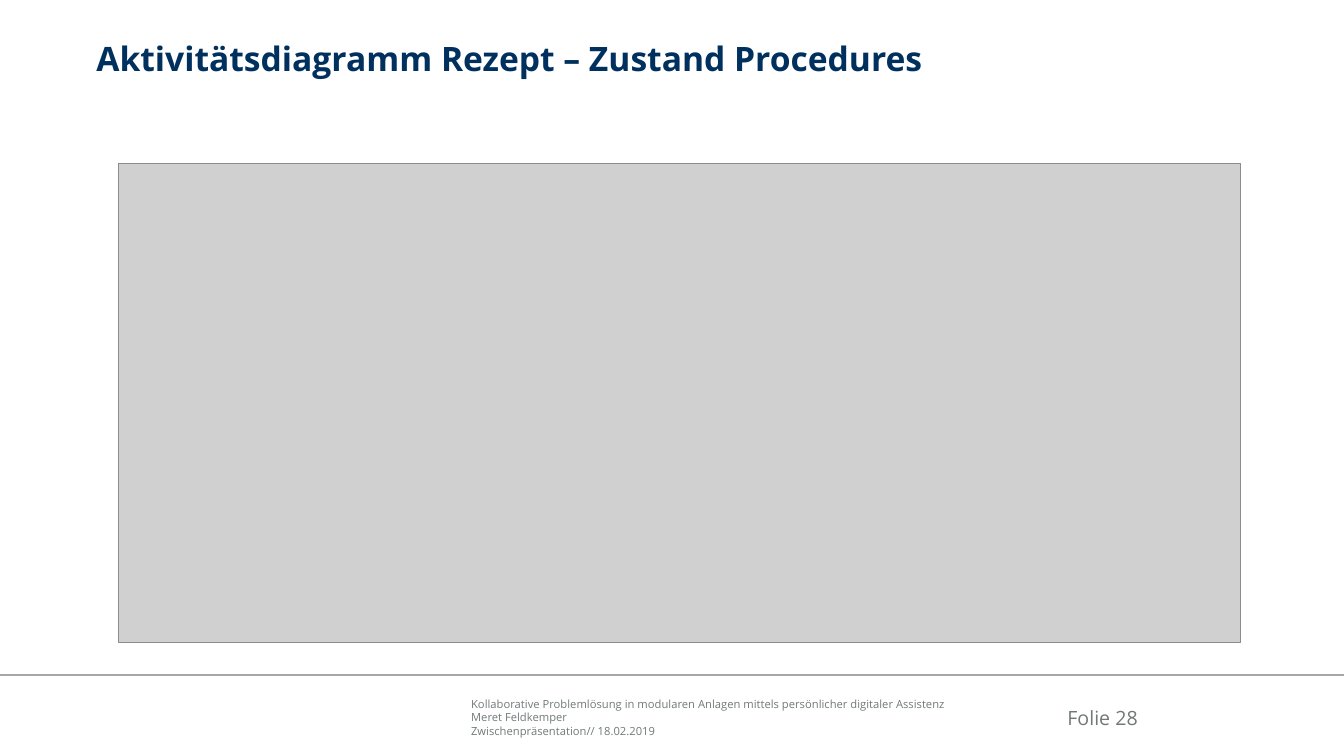
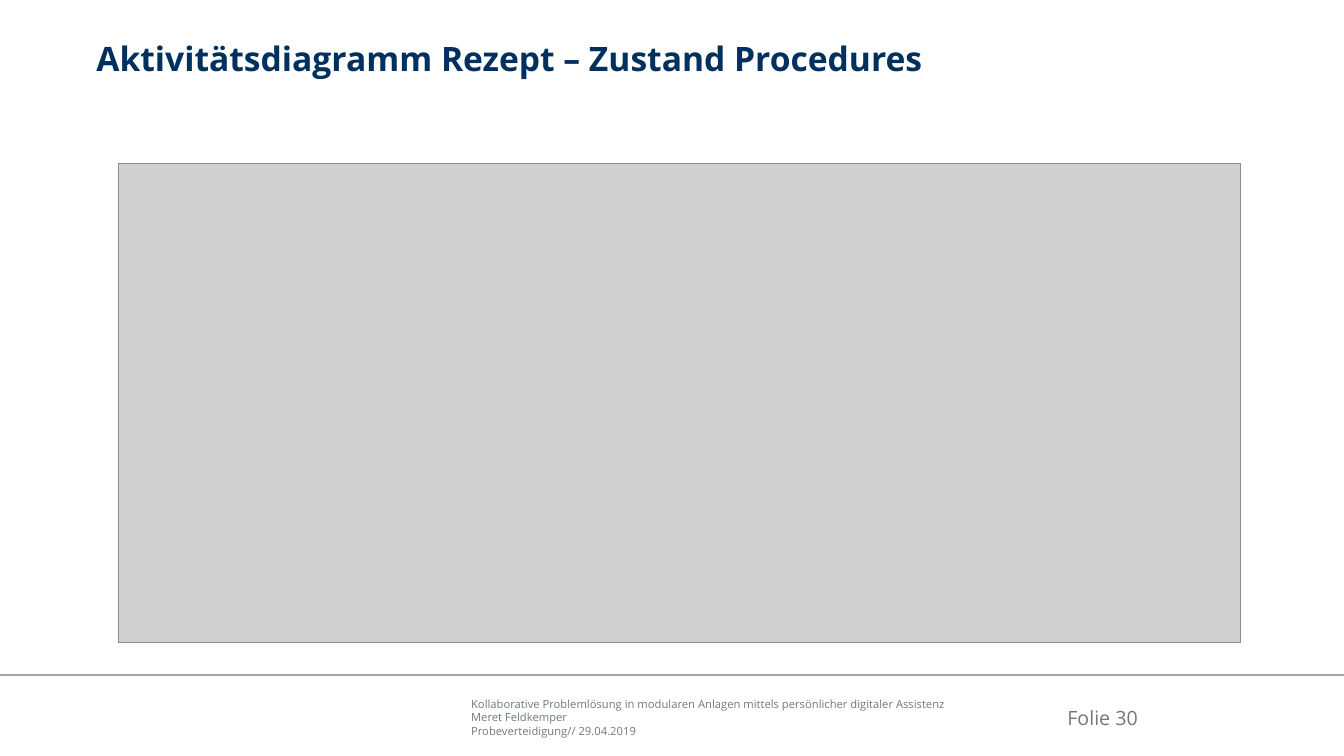
Before and after one commit to Ral3007/Diplomarbeit, a slide deck: slide 30 of Dokumente/Präsentationen/2019-04-29_DA_Feldkemper_Probeverteidigung.pptx (slide 28 before the commit). Drawn at 1344x756 pixels with LibreOffice and Linux fonts; fonts in the diff are those of the drawing; grey boxes stand for pictures; background and template pictures are left out. Boxes give left, top, right and bottom in pixels: in the first picture for what was removed or moved away, otherwise in the second. Text is boxed around its words. In the diff, an @@ line names an element or a change of style, - is before the commit and + after.

```diff
--- a/Dokumente/Präsentationen/2019-04-29_DA_Feldkemper_Probeverteidigung.pptx
+++ b/Dokumente/Präsentationen/2019-04-29_DA_Feldkemper_Probeverteidigung.pptx
@@ page number at <box>1067,710,1137,725</box>: text changed @@
-Folie 28
+Folie 30
@@ text at <box>471,726,636,738</box>: text changed @@
-Zwischenpräsentation// 18.02.2019
+Probeverteidigung// 29.04.2019
```
Also in this commit, not shown: 23 other slides changed, 9 slides added, 4 slides removed, 16 other files.
